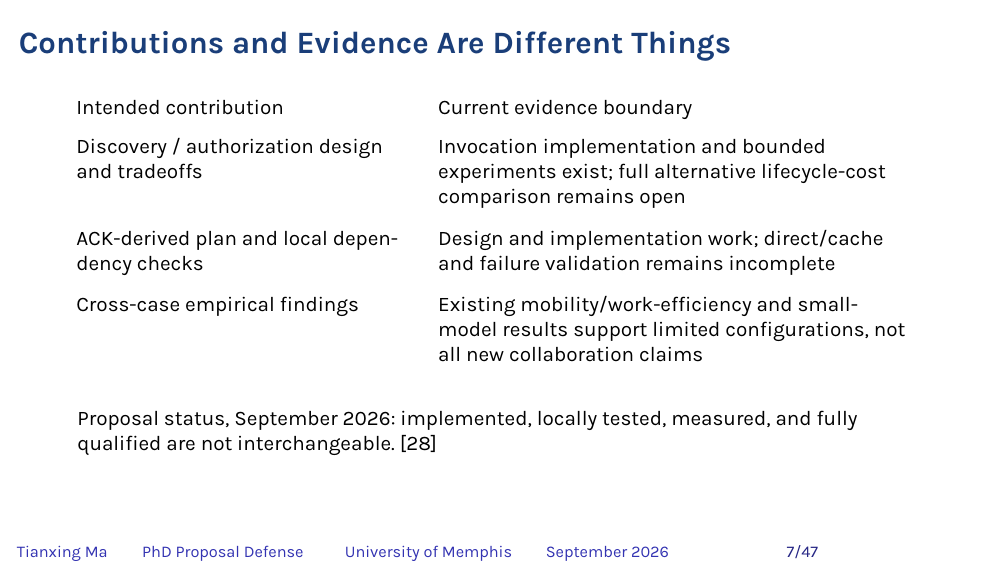
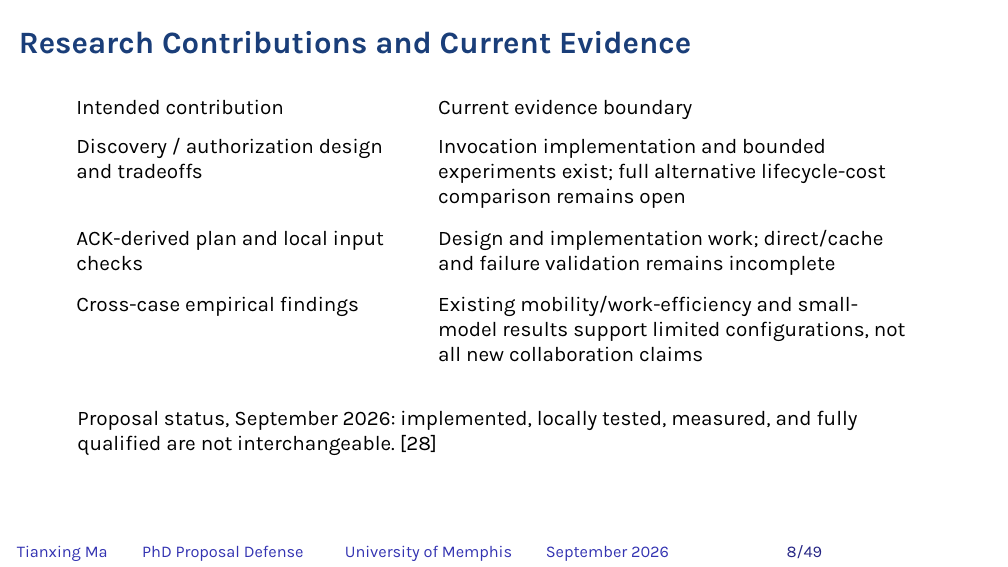
Before and after one commit to matianxing1992/NDN_Service_Framework, a slide deck: slide 8 of docs/PAPER/proposal-defense/slides/NDNSF_proposal_hybrid_editable.pptx (slide 7 before the commit). Drawn at 1008x567 pixels with LibreOffice and Linux fonts; fonts in the diff are those of the drawing; background and template pictures are left out. Boxes give left, top, right and bottom in pixels: in the first picture for what was removed or moved away, otherwise in the second. Text is boxed around its words. In the diff, an @@ line names an element or a change of style, - is before the commit and + after.

```diff
--- a/docs/PAPER/proposal-defense/slides/NDNSF_proposal_hybrid_editable.pptx
+++ b/docs/PAPER/proposal-defense/slides/NDNSF_proposal_hybrid_editable.pptx
@@ text at (19, 31, 691, 54): text changed @@
-Contributions and Evidence Are Different Things
+Research Contributions and Current Evidence
@@ text at (76, 230, 384, 271): text changed @@
-ACK-derived plan and local depen-dency checks
+ACK-derived plan and local input checks
@@ text at (787, 545, 823, 558): text changed @@
-7/47
+8/49
```
Also in this commit, not shown: 45 other slides changed, 2 slides added, 31 other files.
